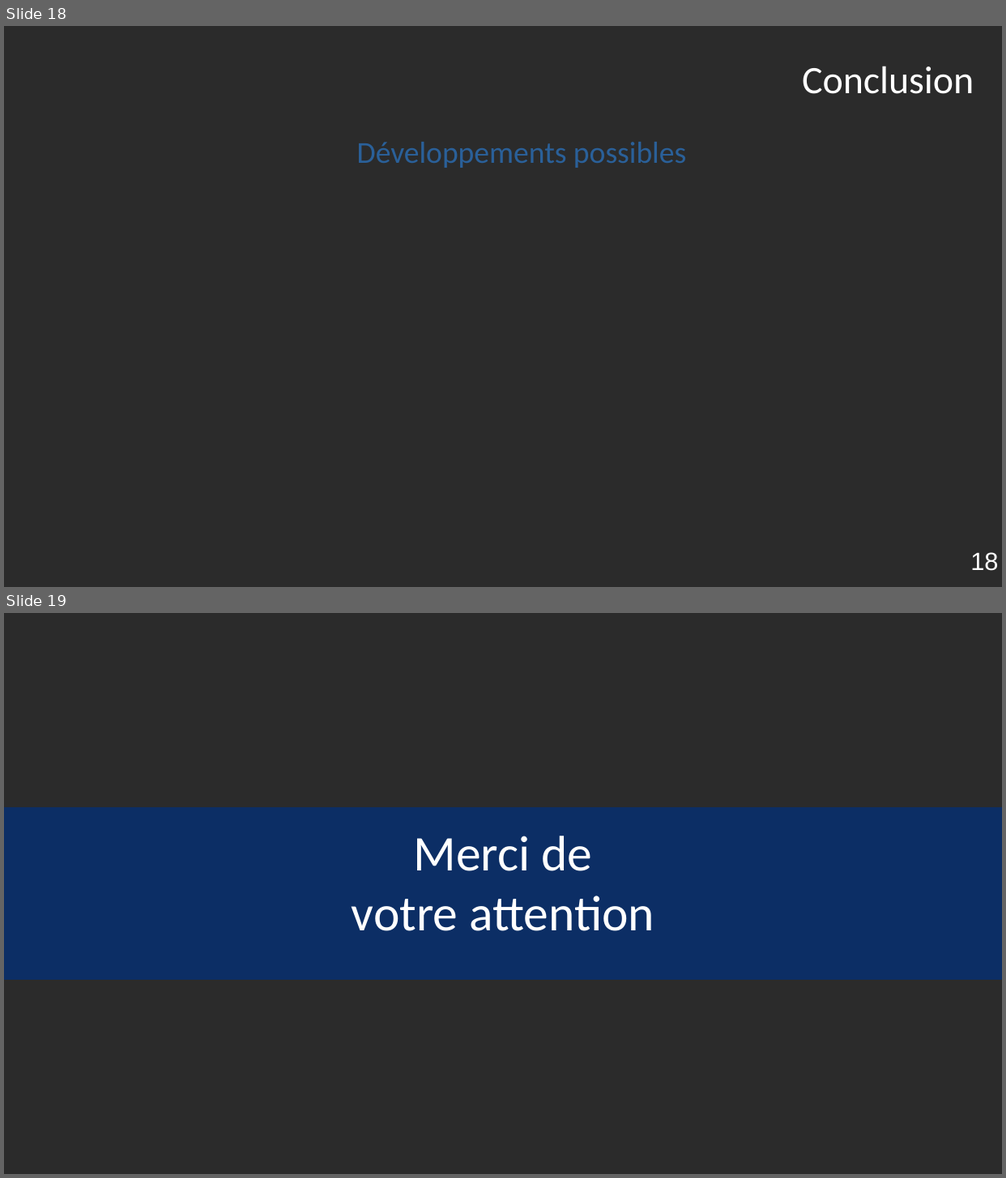
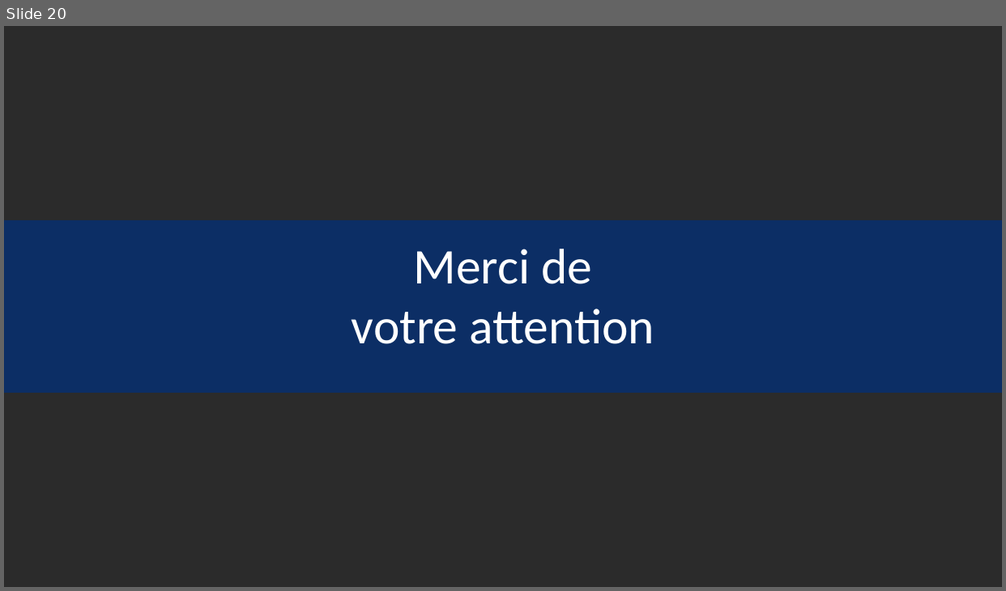
Before and after one commit to Robin-Cazalbou/Stage_M1_Miniapp, a slide deck: Présentation_Orale_stage/Présentation_orale_stage_CAZALBOU_Robin.odp. Shown one above the other, each under a label of ours: slides 18 and 19 before the commit, slide 20 after it. The pictures are 1006x1178 and 1006x591 pixels, drawn with LibreOffice and Linux fonts; fonts in the diff are those of the drawing; background and template pictures are left out; a plain dark background stands for a picture behind light text. Boxes give left, top, right and bottom in pixels: in the first picture for what was removed or moved away, otherwise in the second. Text is boxed around its words. In the diff, an @@ line names an element or a change of style, - is before the commit and + after.

```diff
--- a/Présentation_Orale_stage/Présentation_orale_stage_CAZALBOU_Robin.odp
+++ b/Présentation_Orale_stage/Présentation_orale_stage_CAZALBOU_Robin.odp
@@ slide 18 removed at (4,26,1002,587), background picture (left out) @@
@@ title removed at (802,66,974,94) @@
-Conclusion
@@ text removed at (357,142,686,168) @@
-Développements possibles
@@ page number removed at (970,552,998,571) @@
-18
@@ what was slide 19 is now slide 20 @@
```
Also in this commit, not shown: 7 slides changed, 4 slides added, 2 other slides removed.
